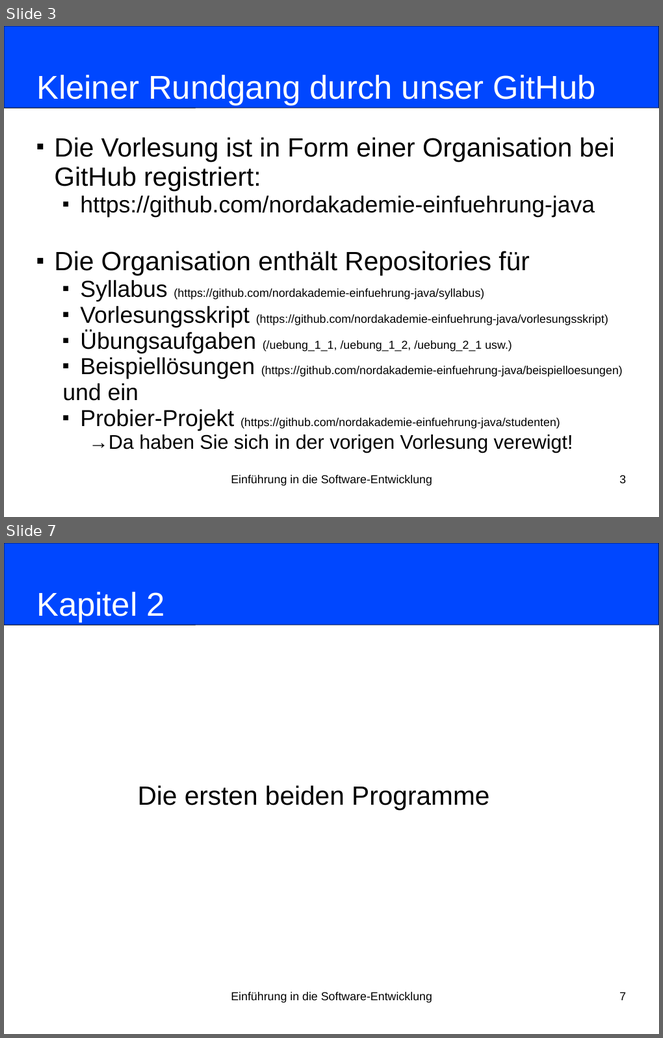
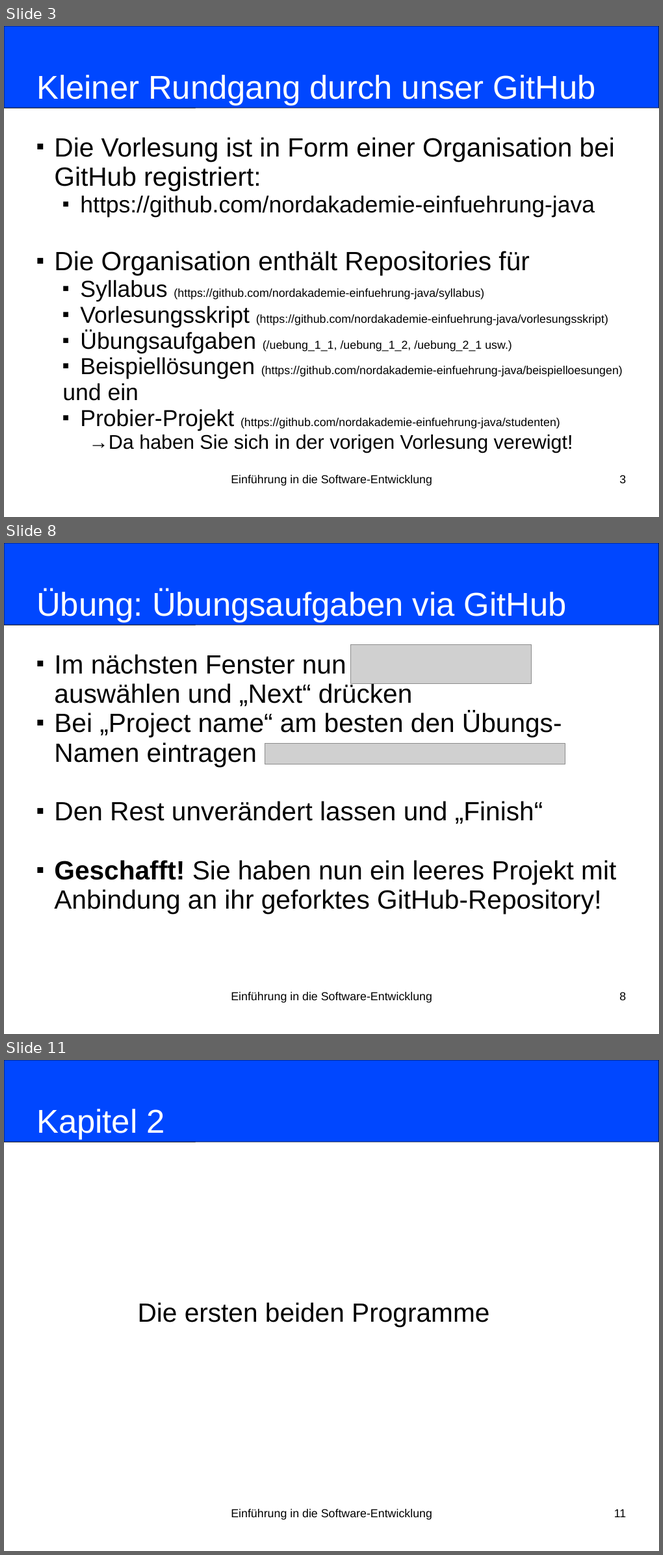
Before and after one commit to nordakademie-einfuehrung-java/vorlesungsskript, a slide deck: folien/Semester_03_Termin_02_Kapitel02.ppt. Shown one above the other, each under a label of ours: slides 3 and 7 before the commit, slides 3, 8 and 11 after it; the slides between them are not shown. The pictures are 663x1038 and 663x1555 pixels, drawn with LibreOffice and Linux fonts; fonts in the diff are those of the drawing; grey boxes stand for pictures. Boxes give left, top, right and bottom in pixels: in the first picture for what was removed or moved away, otherwise in the second. Text is boxed around its words. In the diff, an @@ line names an element or a change of style, - is before the commit and + after.

```diff
--- a/folien/Semester_03_Termin_02_Kapitel02.ppt
+++ b/folien/Semester_03_Termin_02_Kapitel02.ppt
@@ slide 8 added at box(4, 543, 659, 1034), background #FFFFFF @@
@@ rounded rectangle added at box(4, 543, 659, 625), fill #0047FF, outline #000000 0.74 pt @@
@@ title added at box(36, 589, 567, 622), 40 pt, text #FFFFFF @@
+Übung: Übungsaufgaben via GitHub
@@ subtitle added at box(54, 654, 616, 914), 32 pt, text #000000 @@
+■ Im nächsten Fenster nun „Java Project“ auswählen und „Next“ drücken
+■ Bei „Project name“ am besten den Übungs-Namen eintragen
+■ Den Rest unverändert lassen und „Finish“
+■ Geschafft! Sie haben nun ein leeres Projekt mit Anbindung an ihr geforktes GitHub-Repository!
@@ picture added at box(351, 644, 532, 684) @@
@@ picture added at box(265, 744, 565, 764) @@
@@ text added at box(231, 992, 432, 1003), 14 pt, text #000000 @@
+Einführung in die Software-Entwicklung
@@ page number added at box(620, 992, 626, 1001), 14 pt, text #000000 @@
+8
@@ what was slide 7 is now slide 11 @@
@@ page number at box(614, 1509, 626, 1518): text changed @@
-7
+11
```
Also in this commit, not shown: 3 slides changed, 3 other slides added.
